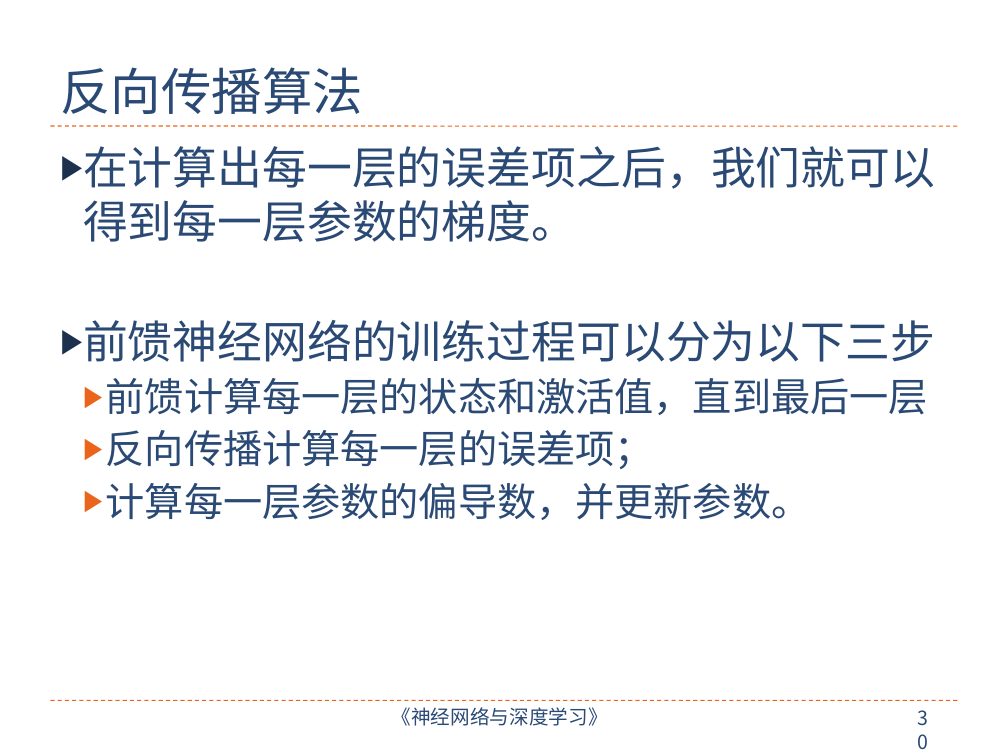
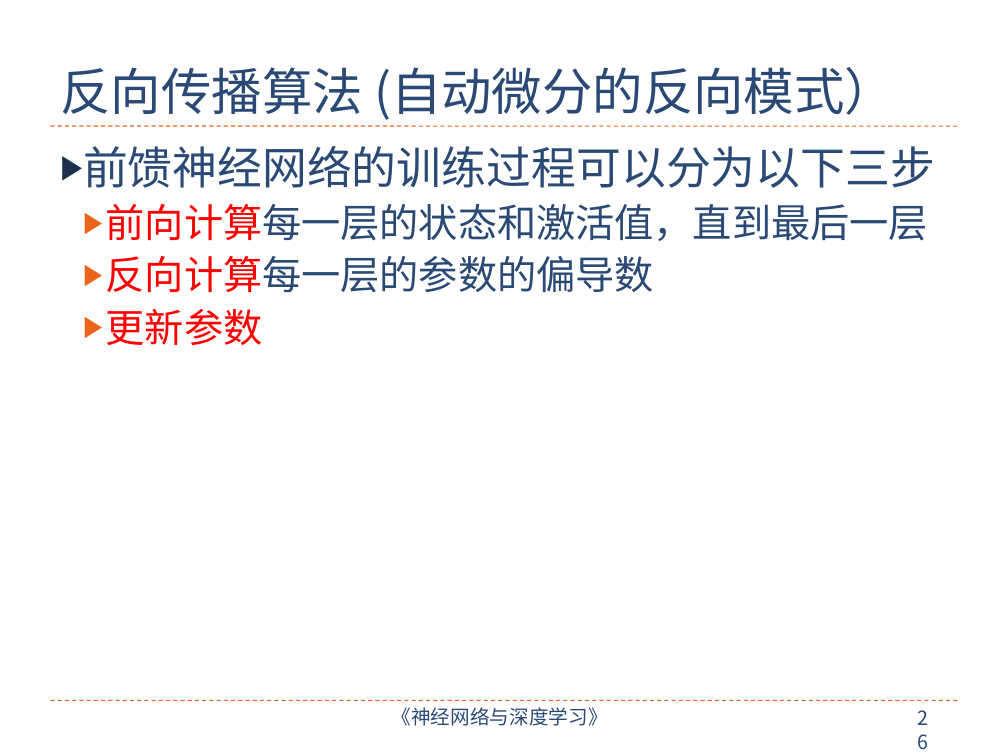
Before and after one commit to nndl/nndl.github.io, a slide deck: slide 26 of ppt/chap-前馈神经网络.pptx (slide 30 before the commit). Drawn at 1008x756 pixels with LibreOffice and Linux fonts; fonts in the diff are those of the drawing. Boxes give left, top, right and bottom in pixels: in the first picture for what was removed or moved away, otherwise in the second. Text is boxed around its words. In the diff, an @@ line names an element or a change of style, - is before the commit and + after.

Commit message:
chap-前馈神经网络

```diff
--- a/ppt/chap-前馈神经网络.pptx
+++ b/ppt/chap-前馈神经网络.pptx
@@ title at bbox=[60, 67, 895, 120]: text changed @@
-反向传播算法
+反向传播算法 (自动微分的反向模式）
@@ text at bbox=[83, 146, 935, 242]: paragraph removed @@
-▶ 在计算出每一层的误差项之后，我们就可以得到每一层参数的梯度。
@@ text at bbox=[106, 204, 928, 345]: text changed @@
-  ▶ 前馈计算每一层的状态和激活值，直到最后一层
-  ▶ 反向传播计算每一层的误差项；
-  ▶ 计算每一层参数的偏导数，并更新参数。
+  ▶ 前向计算每一层的状态和激活值，直到最后一层
+  ▶ 反向计算每一层的参数的偏导数
+  ▶ 更新参数
@@ page number at bbox=[907, 702, 949, 736]: text changed @@
-30
+26
```
Also in this commit, not shown: 3 other slides changed, 7 slides added, 11 slides removed, 2 other files.
